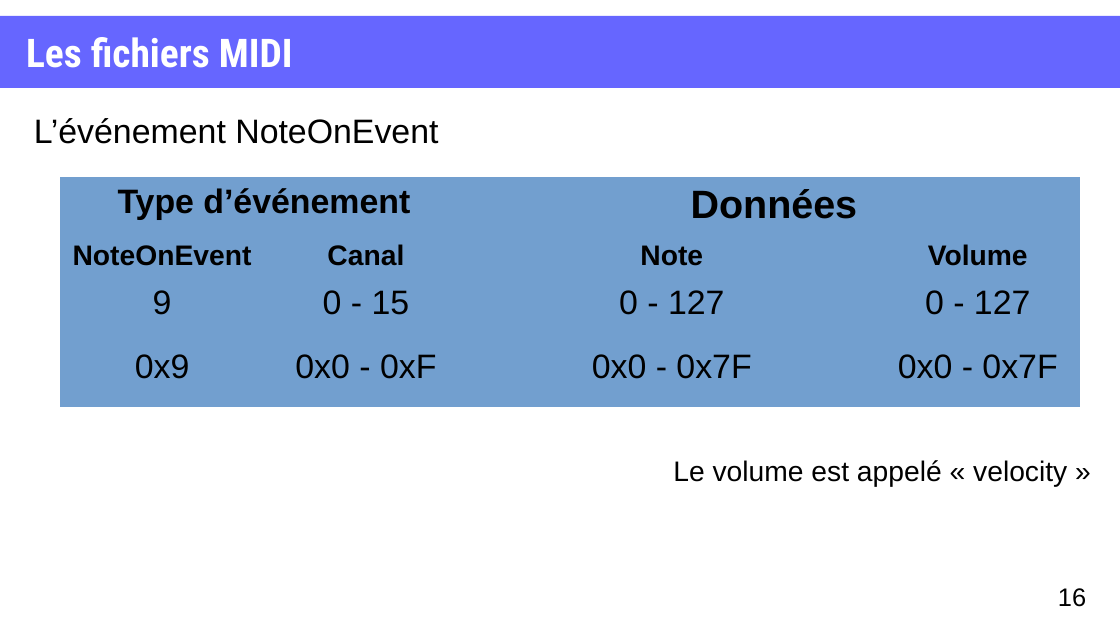
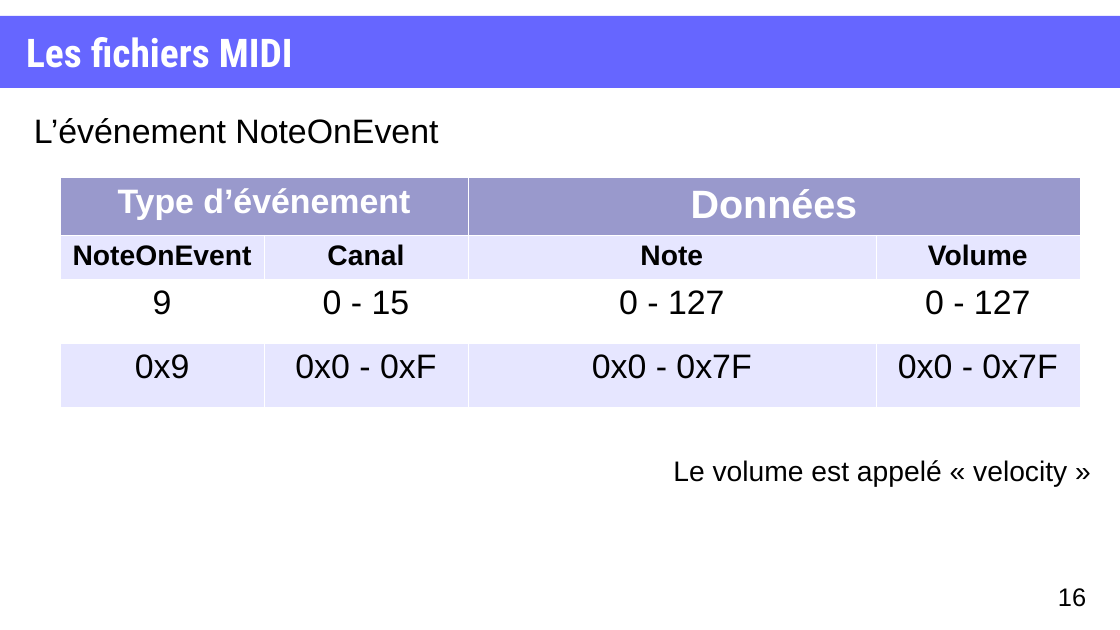
Before and after one commit to XgLsuLzRMy/Composition-Musicale-par-Reseau-de-Neurones, a slide deck: slide 16 of projet.odp. Drawn at 1120x630 pixels with LibreOffice and Linux fonts; fonts in the diff are those of the drawing. Boxes give left, top, right and bottom in pixels: in the first picture for what was removed or moved away, otherwise in the second. Text is boxed around its words. In the diff, an @@ line names an element or a change of style, - is before the commit and + after.

```diff
--- a/projet.odp
+++ b/projet.odp
@@ table at [60, 178, 1080, 405] @@
@@ fill #729FCF to #9999CC in 2 cells @@
@@ fill #729FCF to #E6E6FF in 8 cells @@
@@ fill #729FCF to #FFFFFF in row 3 @@
@@ text colour #000000 to #FFFFFF in "Type d’événement", "Données" @@
@@ borders changed @@
```
Also in this commit, not shown: 11 other slides changed, 1 slide removed, 1 other file.
